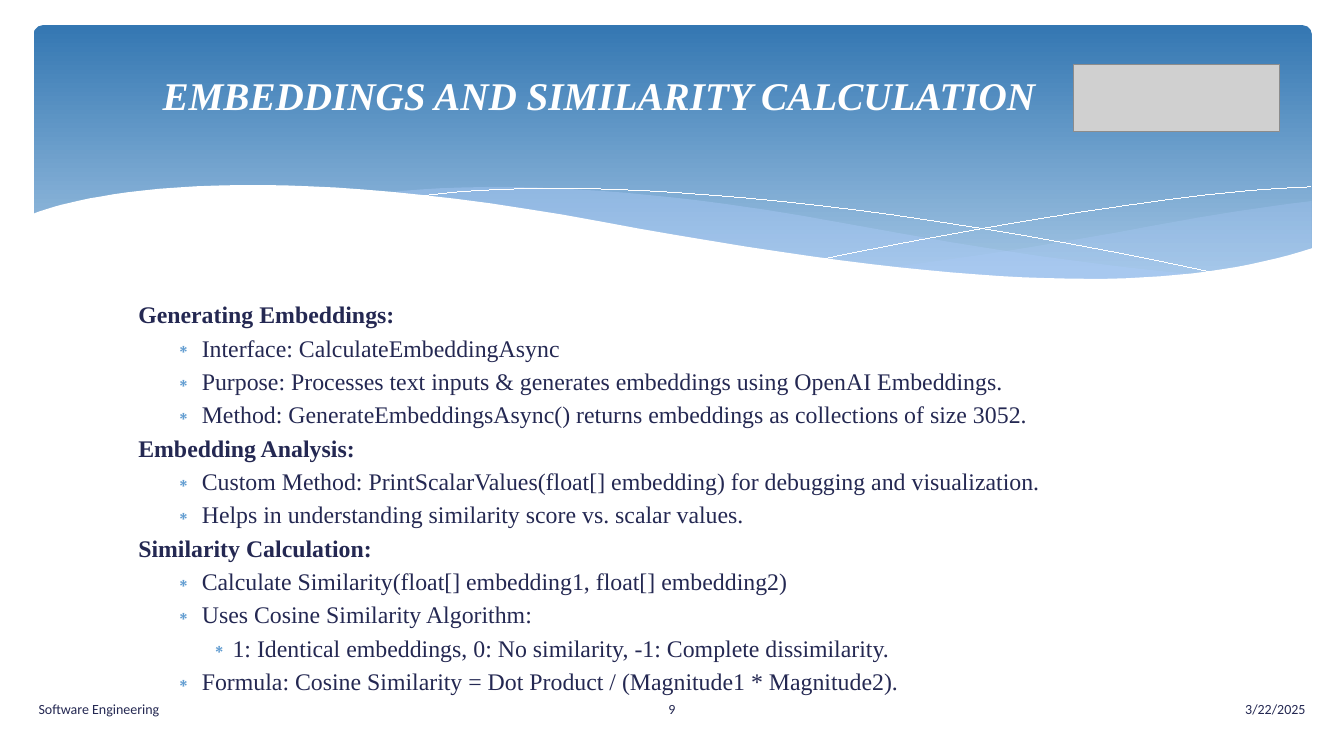
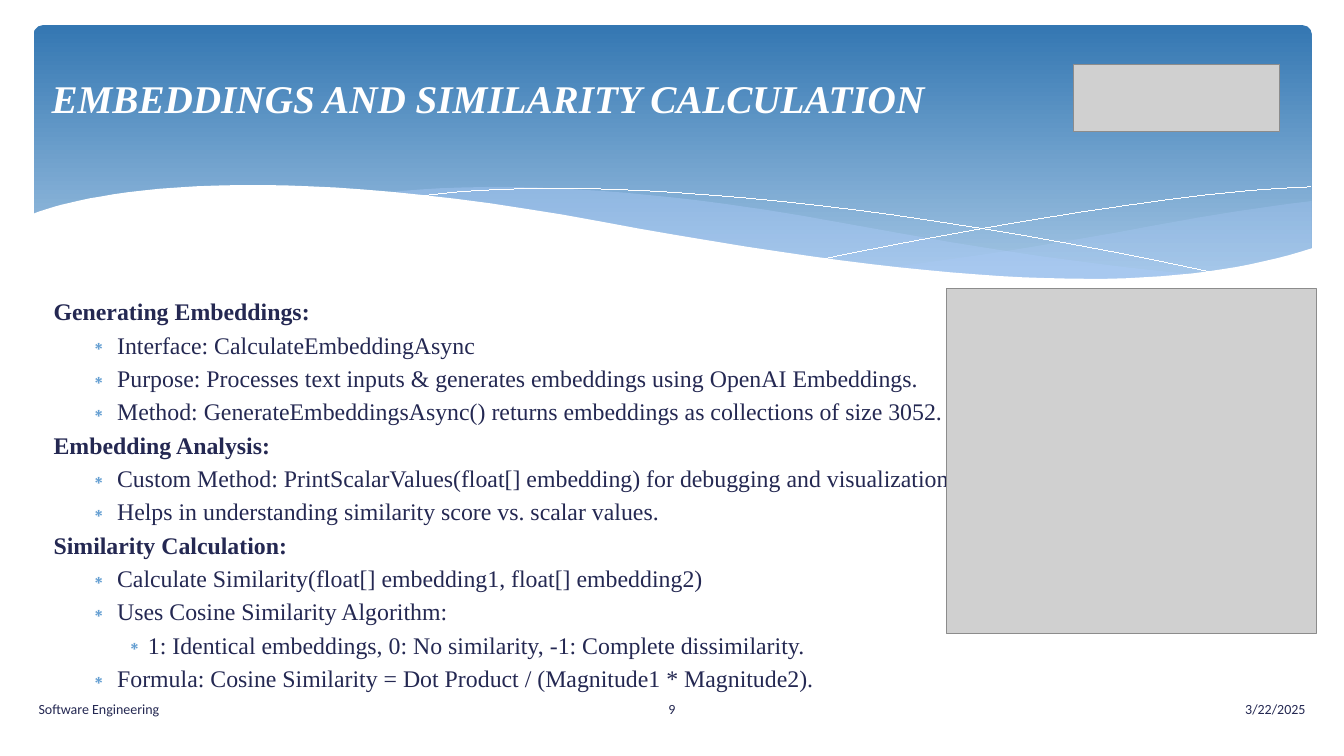
Before and after one commit to senthilmasters2024/Tech_Tweakers, a slide deck: slide 9 of SemanticAnalysisTextualData/SemanticAnalysisTextualData/Documentation/SemanticAnalysisTextualData.pptx. Drawn at 1344x756 pixels with LibreOffice and Linux fonts; fonts in the diff are those of the drawing; grey boxes stand for pictures. Boxes give left, top, right and bottom in pixels: in the first picture for what was removed or moved away, otherwise in the second. Text is boxed around its words. In the diff, an @@ line names an element or a change of style, - is before the commit and + after.

```diff
--- a/SemanticAnalysisTextualData/SemanticAnalysisTextualData/Documentation/SemanticAnalysisTextualData.pptx
+++ b/SemanticAnalysisTextualData/SemanticAnalysisTextualData/Documentation/SemanticAnalysisTextualData.pptx
@@ title "EMBEDDINGS AND SIMILARITY CALCULATION": place and size @@
-title "EMBEDDINGS AND SIMILARITY CALCULATION" at <box>163,84,1035,111</box>
+title "EMBEDDINGS AND SIMILARITY CALCULATION" at <box>52,87,924,114</box>
@@ title "EMBEDDINGS AND SIMILARITY CALCULATION" at <box>52,87,924,114</box>: alignment centre to left @@
@@ text "Generating Embeddings:": place and size @@
-text "Generating Embeddings:" at <box>138,306,1040,691</box>
+text "Generating Embeddings:" at <box>54,303,955,688</box>
@@ picture added at <box>947,288,1317,633</box> @@
```
Also in this commit, not shown: 13 other slides changed, 3 other files.
